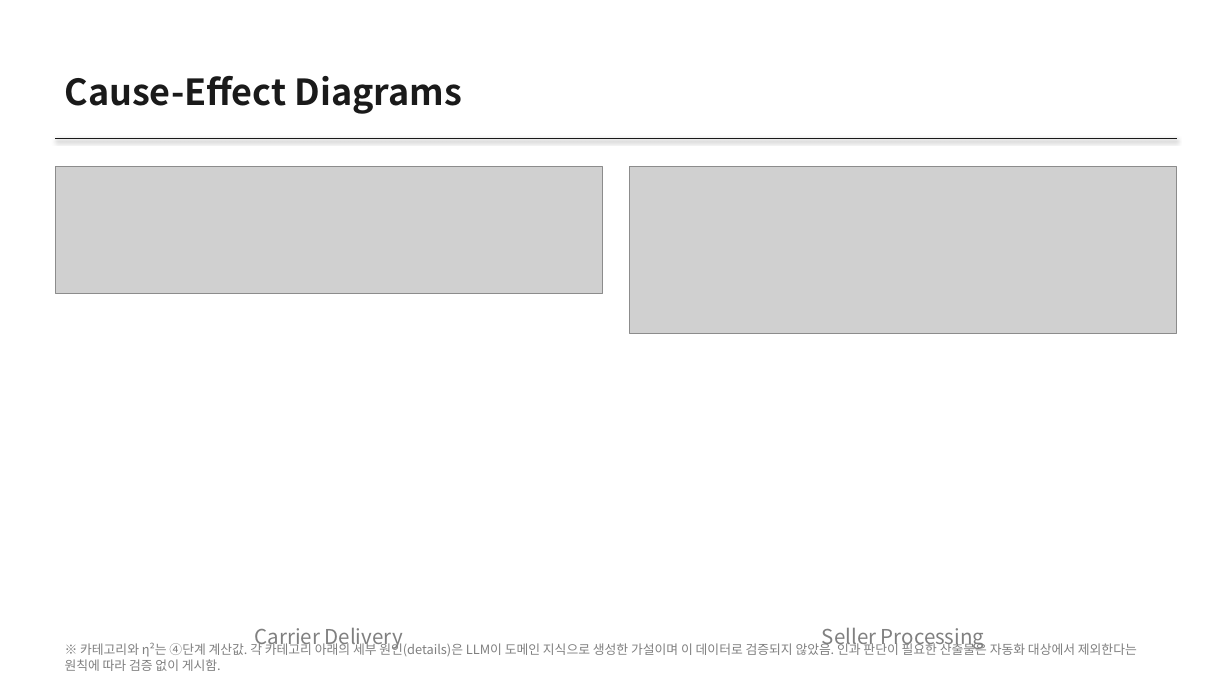
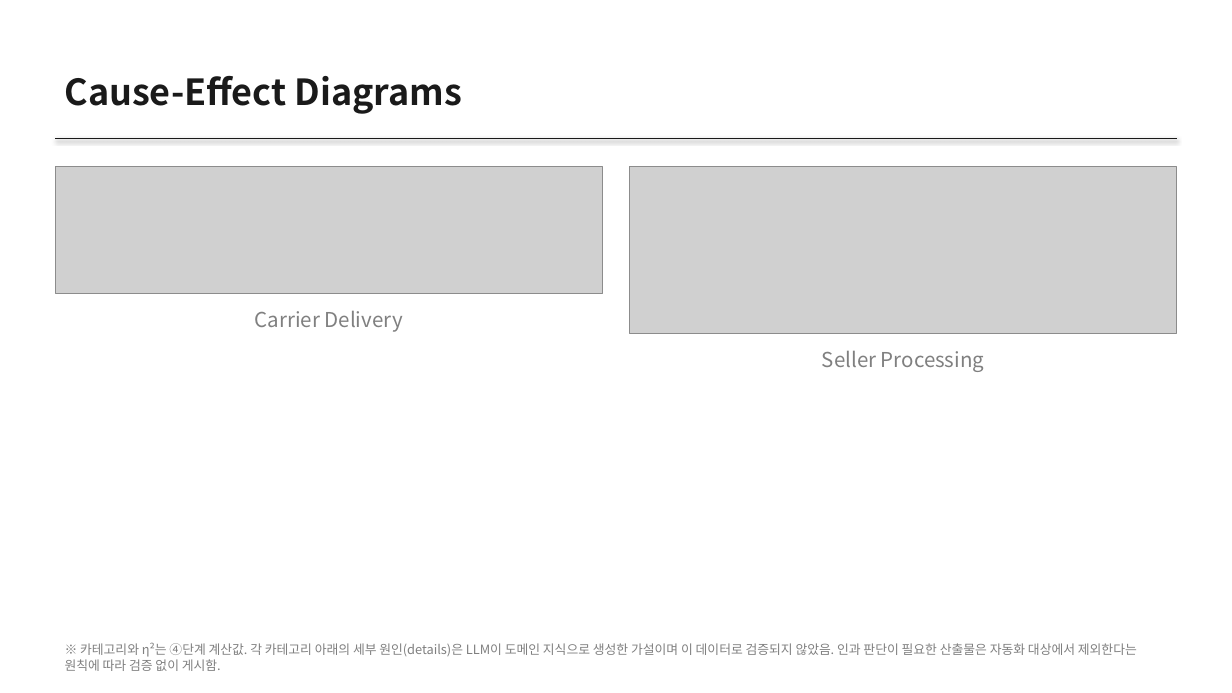
Before and after one commit to JunheePark0224/Olist-BPM-Agent, a slide deck: slide 8 of agent/outputs/executive_report.pptx. Drawn at 1232x693 pixels with LibreOffice and Linux fonts; fonts in the diff are those of the drawing; grey boxes stand for pictures. Boxes give left, top, right and bottom in pixels: in the first picture for what was removed or moved away, otherwise in the second. Text is boxed around its words. In the diff, an @@ line names an element or a change of style, - is before the commit and + after.

```diff
--- a/agent/outputs/executive_report.pptx
+++ b/agent/outputs/executive_report.pptx
@@ text "Carrier Delivery": place and size @@
-text "Carrier Delivery" at [255,627,403,649]
+text "Carrier Delivery" at [255,310,403,332]
@@ text "Seller Processing": place and size @@
-text "Seller Processing" at [822,627,984,649]
+text "Seller Processing" at [822,350,984,372]
```
Also in this commit, not shown: 1 other slide changed, 4 other files.
